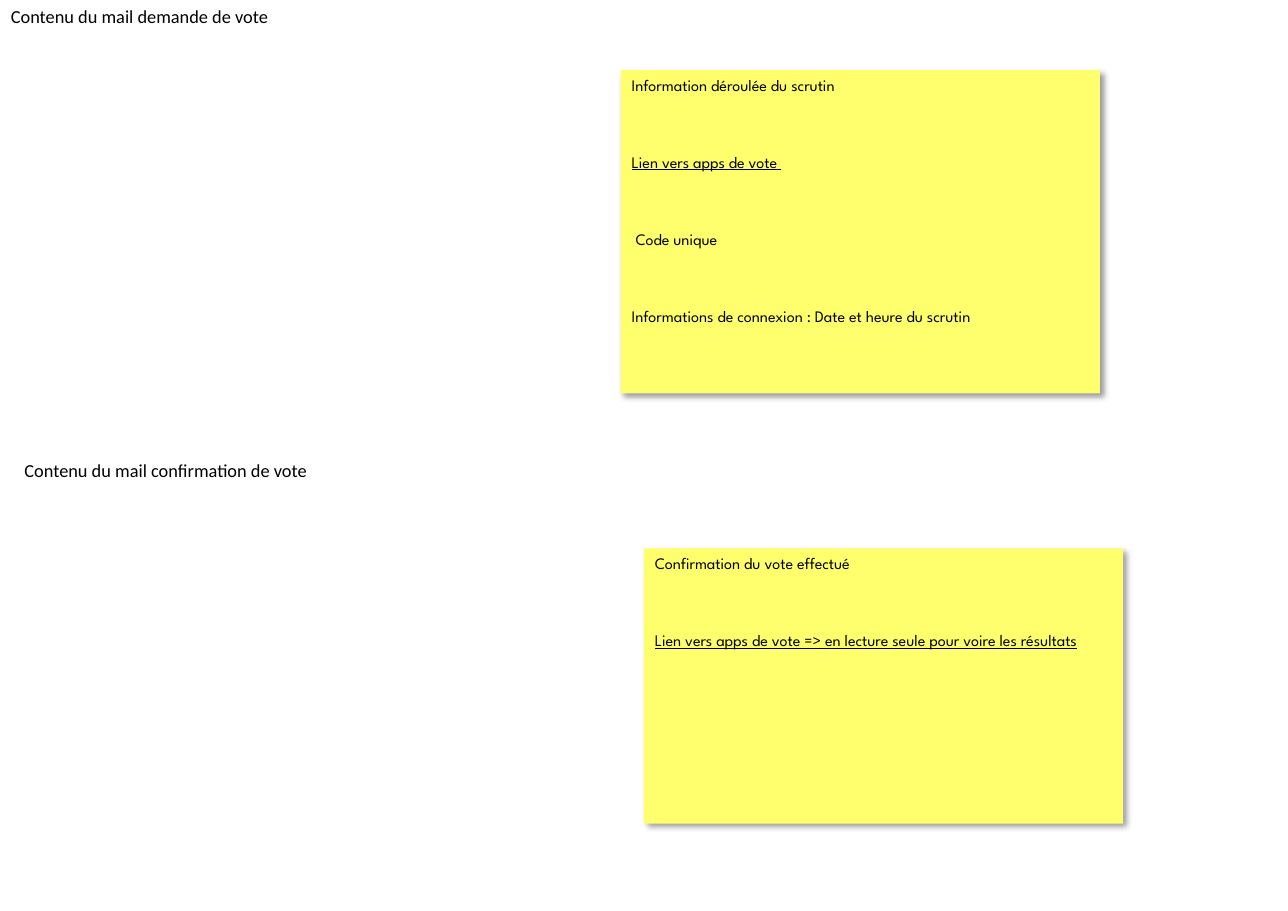
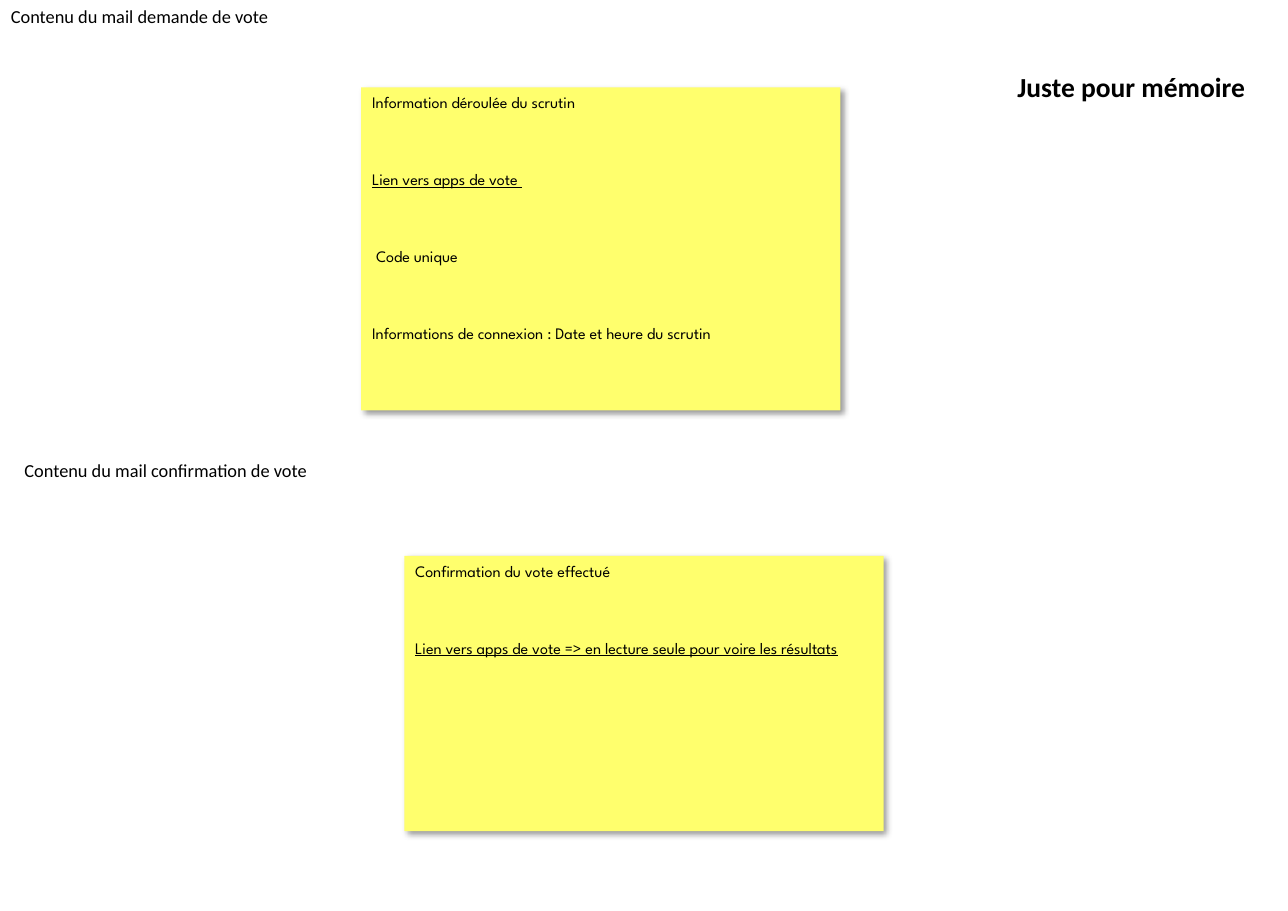
Before and after one commit to Nimwe/cballot, a slide deck: slide 5 of maquettes/Wireframe.pptx. Drawn at 1288x911 pixels with LibreOffice and Linux fonts; fonts in the diff are those of the drawing. Boxes give left, top, right and bottom in pixels: in the first picture for what was removed or moved away, otherwise in the second. Text is boxed around its words. In the diff, an @@ line names an element or a change of style, - is before the commit and + after.

```diff
--- a/maquettes/Wireframe.pptx
+++ b/maquettes/Wireframe.pptx
@@ rectangle "Information déroulée du scrutin": place and size @@
-rectangle "Information déroulée du scrutin" at [621, 71, 1101, 393]
+rectangle "Information déroulée du scrutin" at [361, 87, 841, 410]
@@ text added at [1017, 77, 1244, 102], 18 pt, text #000000, bold @@
+Juste pour mémoire
@@ rectangle "Confirmation du vote effectué": place and size @@
-rectangle "Confirmation du vote effectué" at [645, 549, 1124, 824]
+rectangle "Confirmation du vote effectué" at [404, 555, 884, 831]
```
Also in this commit, not shown: 2 other slides changed, 2 other files.
